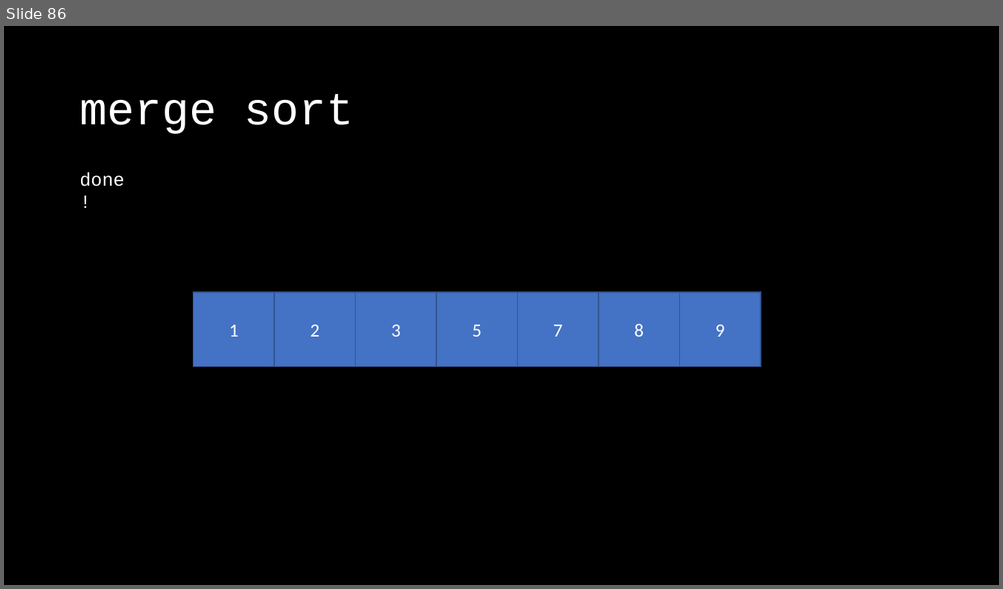
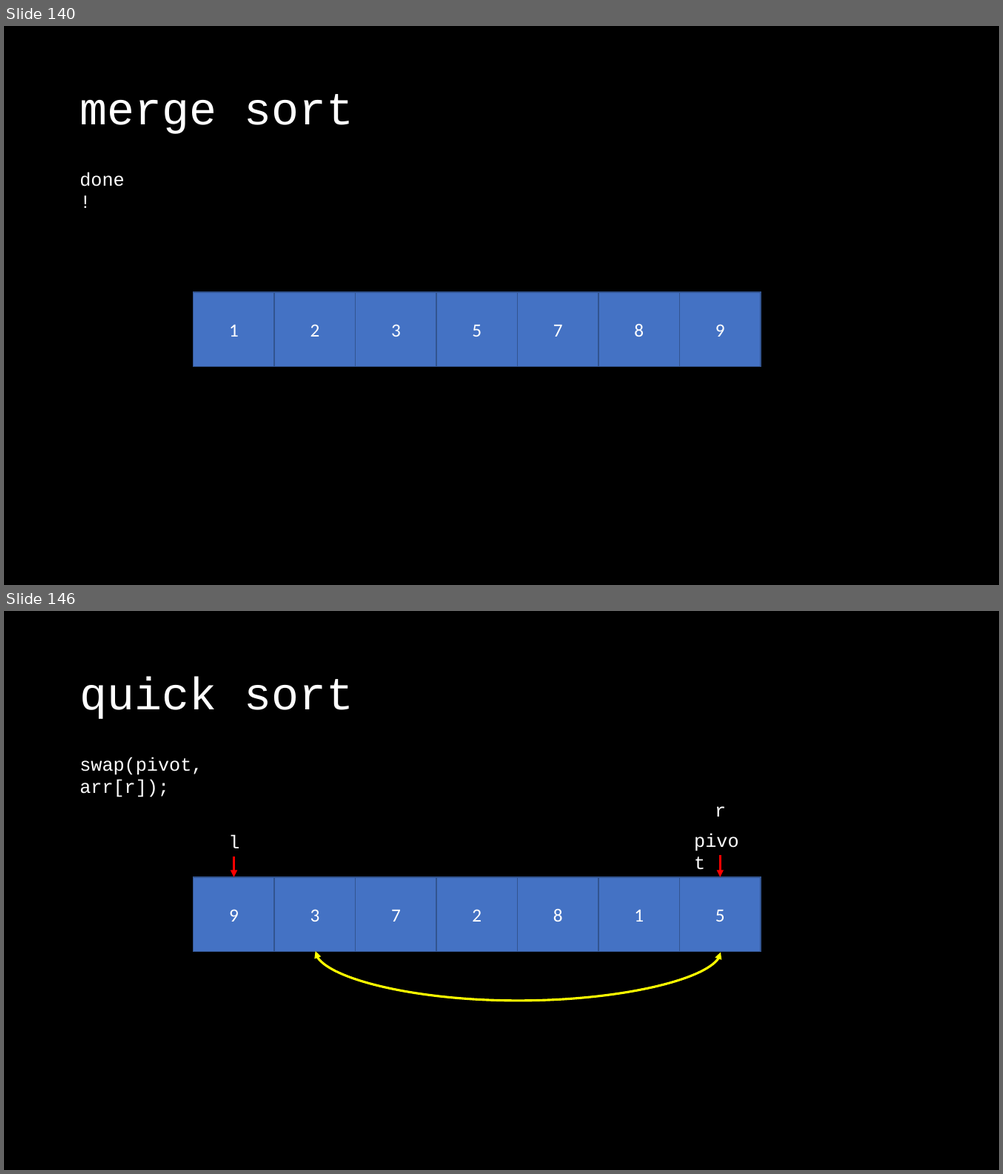
Before and after one commit to OEmiliatanO/those_c_prog_didnt_teach, a slide deck: Ch4/Ch4-algorithm.pptx. Shown one above the other, each under a label of ours: slide 86 before the commit, slides 140 and 146 after it; the slides between them are not shown. The pictures are 1003x589 and 1003x1174 pixels, drawn with LibreOffice and Linux fonts; fonts in the diff are those of the drawing. Boxes give left, top, right and bottom in pixels: in the first picture for what was removed or moved away, otherwise in the second. Text is boxed around its words. In the diff, an @@ line names an element or a change of style, - is before the commit and + after.

```diff
--- a/Ch4/Ch4-algorithm.pptx
+++ b/Ch4/Ch4-algorithm.pptx
@@ slide 146 added at [4,611,999,1170], background #000000 @@
@@ title added at [79,677,353,719], 44 pt, text #FFFFFF @@
+quick sort
@@ text added at [79,758,202,797], 18 pt, text #FFFFFF @@
+swap(pivot, arr[r]);
@@ text added at [714,806,726,817], 18 pt, text #FFFFFF @@
+r
@@ text added at [687,825,753,855], 18 pt, text #FFFFFF @@
+pivot
@@ text added at [228,835,239,849], 18 pt, text #FFFFFF @@
+l
@@ arrow added from (234, 857) to (234, 877), #FF0000 2.25 pt @@
@@ arrow added from (720, 856) to (720, 877), #FF0000 2.25 pt @@
@@ rectangle added at [193,877,275,952], fill #4472C4, outline #325491 1 pt, 18 pt, text #FFFFFF @@
+9
@@ rectangle added at [274,877,356,952], fill #4472C4, outline #325491 1 pt, 18 pt, text #FFFFFF @@
+3
@@ rectangle added at [356,877,437,952], fill #4472C4, outline #325491 1 pt, 18 pt, text #FFFFFF @@
+7
@@ rectangle added at [437,877,518,952], fill #4472C4, outline #325491 1 pt, 18 pt, text #FFFFFF @@
+2
@@ rectangle added at [518,877,599,952], fill #4472C4, outline #325491 1 pt, 18 pt, text #FFFFFF @@
+8
@@ rectangle added at [599,877,680,952], fill #4472C4, outline #325491 1 pt, 18 pt, text #FFFFFF @@
+1
@@ rectangle added at [679,877,760,952], fill #4472C4, outline #325491 1 pt, 18 pt, text #FFFFFF @@
+5
@@ curved double arrow added from (315, 951) to (720, 953), #FFFF00 2.25 pt @@
@@ what was slide 86 is now slide 140 @@
```
Also in this commit, not shown: 4 slides changed, 176 other slides added, 1 slide removed, 1 other file.
